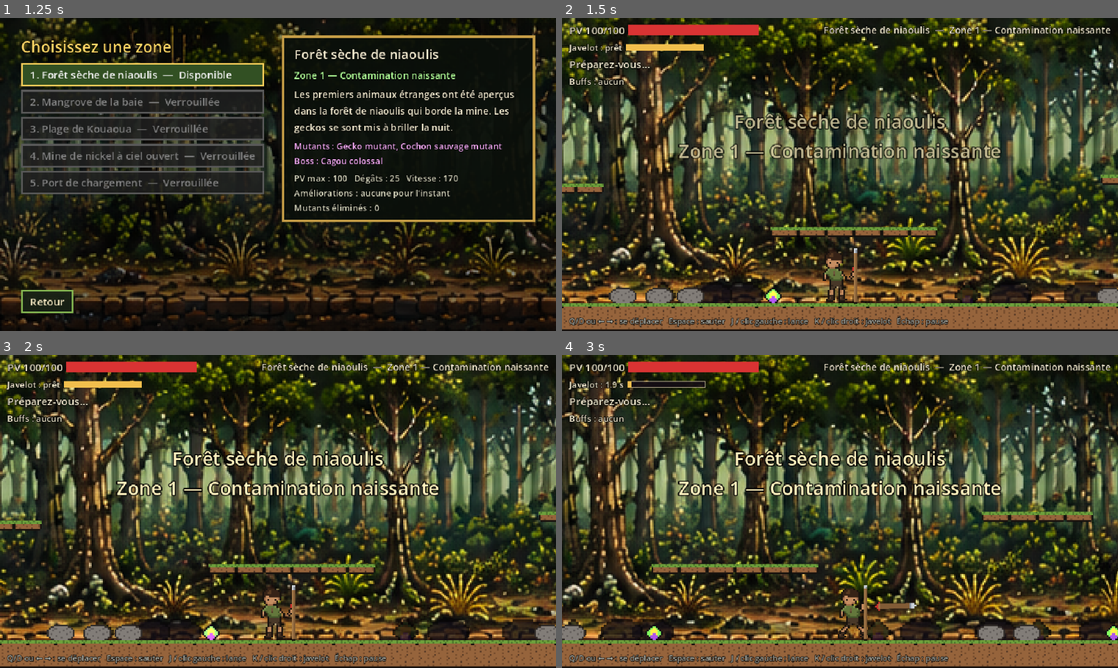
Above: before the commit, frames 1-4 (two rows, left to right).
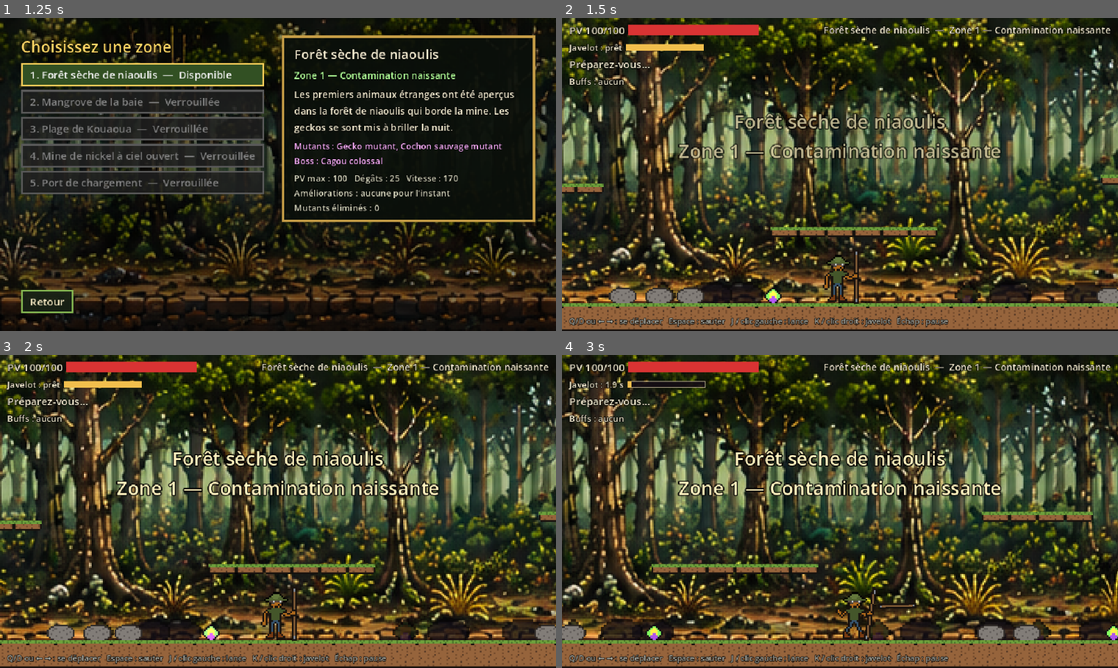
Above: after the commit, the same moments.

Repository: ReuS-SIO/Gardien-du-caillou
Game: Godot game, scene res://scenes/main_menu.tscn
Two runs of this game, one before a commit and one after it. Both use one fixed random seed, a clock stepped at 60 frames per second and the inputs below.
Inputs (mouse positions are in pixels of both pictures, inside the frame that each line leads up to):
- Up to frame 1 (1.25 s): click "Jouer" at 0.5 s
- Up to frame 2 (1.5 s): click "1. Forêt sèche de niaoulis — …" at 1.25 s
- Up to frame 3 (2 s): no input
- Up to frame 4 (3 s): tap Enter at 2 s; move the mouse to (962, 495) at 2.02 s; hold D (move_right) from 2.03 s (still down); tap J (attack) at 2.1 s; tap Space (jump) at 2.27 s; move the mouse to (728, 527) at 2.77 s; tap K (throw) at 2.85 s

Frame 1 is identical in both runs. In frame 2, 0.6% of the frame differs, in the area x 46-54%, y 73-92%; in frame 3, 0.6%; in frame 4, 0.7%, in the area x 49-64%, y 73-92%.

Commit message:
Ajout de certaines textures

Diff:
--- a/project.godot
+++ b/project.godot
@@ -27,7 +27,6 @@
 window/size/window_width_override=1280
 window/size/window_height_override=720
 window/stretch/mode="canvas_items"
-window/stretch/aspect="keep"
 
 [gui]
 
@@ -91,7 +90,7 @@
 
 [rendering]
 
+textures/canvas_textures/default_texture_filter=0
 renderer/rendering_method="gl_compatibility"
 renderer/rendering_method.mobile="gl_compatibility"
-textures/canvas_textures/default_texture_filter=0
 2d/snap/snap_2d_transforms_to_pixel=true
Binary file changed: assets/sprites/boss_crab.png
Binary file changed: assets/sprites/enemy_boar.png
Binary file changed: assets/sprites/enemy_crab.png
Binary file changed: assets/sprites/enemy_gecko.png
Binary file changed: assets/sprites/javelin.png
Binary file changed: assets/sprites/player_attack.png
Binary file changed: assets/sprites/player_idle.png
Binary file added: assets/sprites/player_idle2.png
Not shown, added: assets/sprites/player_idle2.png.import
Binary file changed: assets/sprites/player_jump.png
Binary file changed: assets/sprites/player_run_0.png
Binary file changed: assets/sprites/player_run_1.png
(and 3 more such lines)
